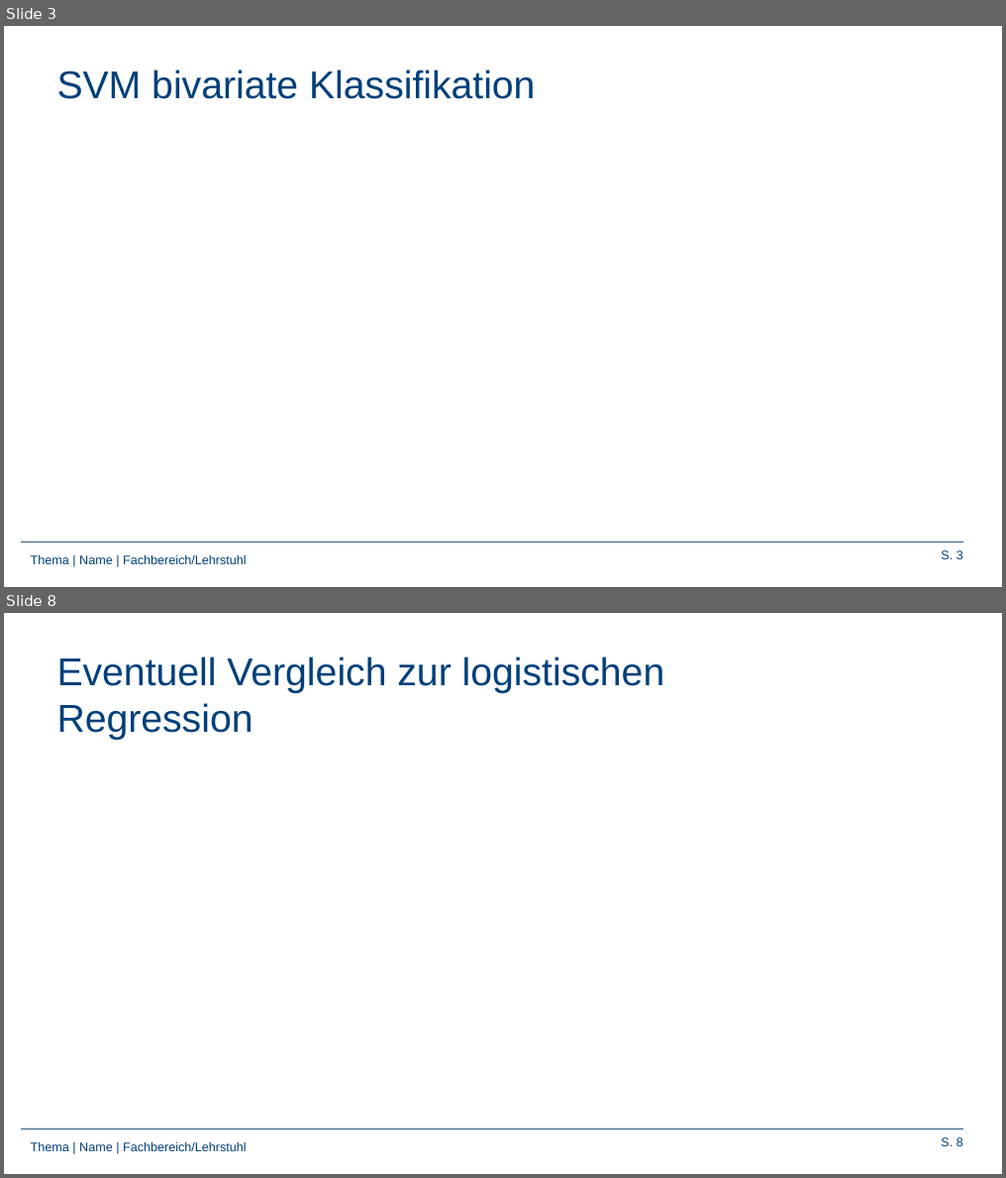
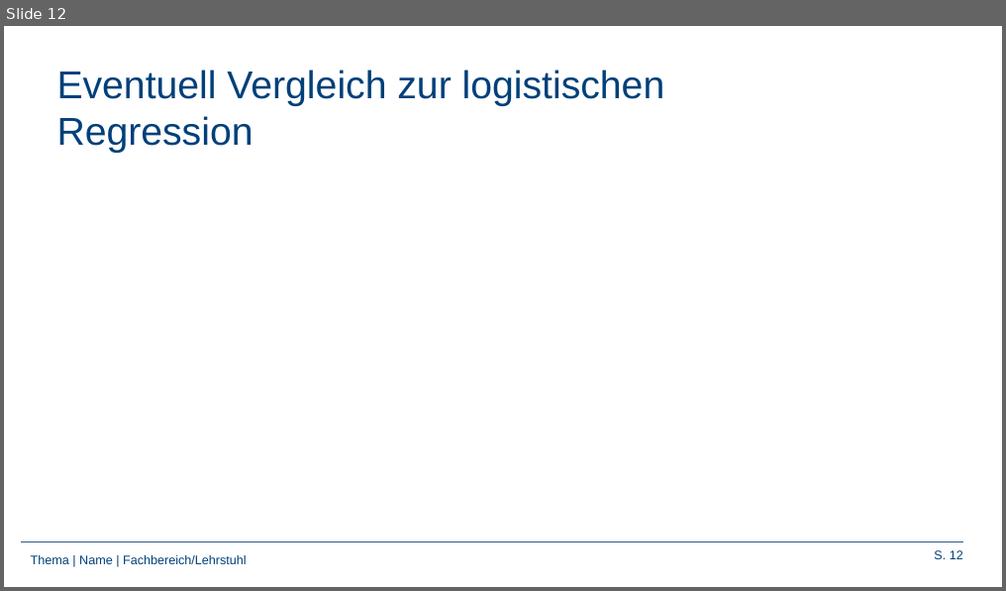
Before and after one commit to Frandersch/Statistical-Machine-Learning, a slide deck: Präsentation/Support Vector Machines.pptx. Shown one above the other, each under a label of ours: slides 3 and 8 before the commit, slide 12 after it; the slides between them are not shown. The pictures are 1006x1178 and 1006x591 pixels, drawn with LibreOffice and Linux fonts; fonts in the diff are those of the drawing; background and template pictures are left out. Boxes give left, top, right and bottom in pixels: in the first picture for what was removed or moved away, otherwise in the second. Text is boxed around its words. In the diff, an @@ line names an element or a change of style, - is before the commit and + after.

```diff
--- a/Präsentation/Support Vector Machines.pptx
+++ b/Präsentation/Support Vector Machines.pptx
@@ slide 3 removed at (4, 26, 1002, 587), background #FFFFFF; not listed: 3 template elements that a slide beside it also shows @@
@@ title removed at (57, 70, 535, 99) @@
-SVM bivariate Klassifikation
@@ what was slide 8 is now slide 12 @@
@@ page number at (934, 551, 963, 560): text changed @@
-S. 8
+S. 12
```
Also in this commit, not shown: 2 slides changed, 9 slides added, 4 other slides removed.
